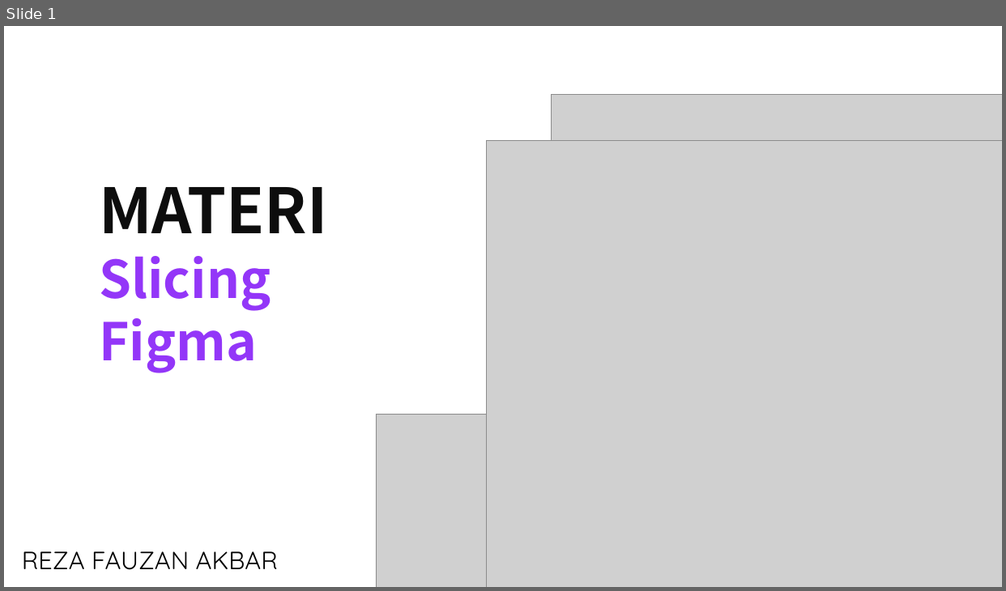
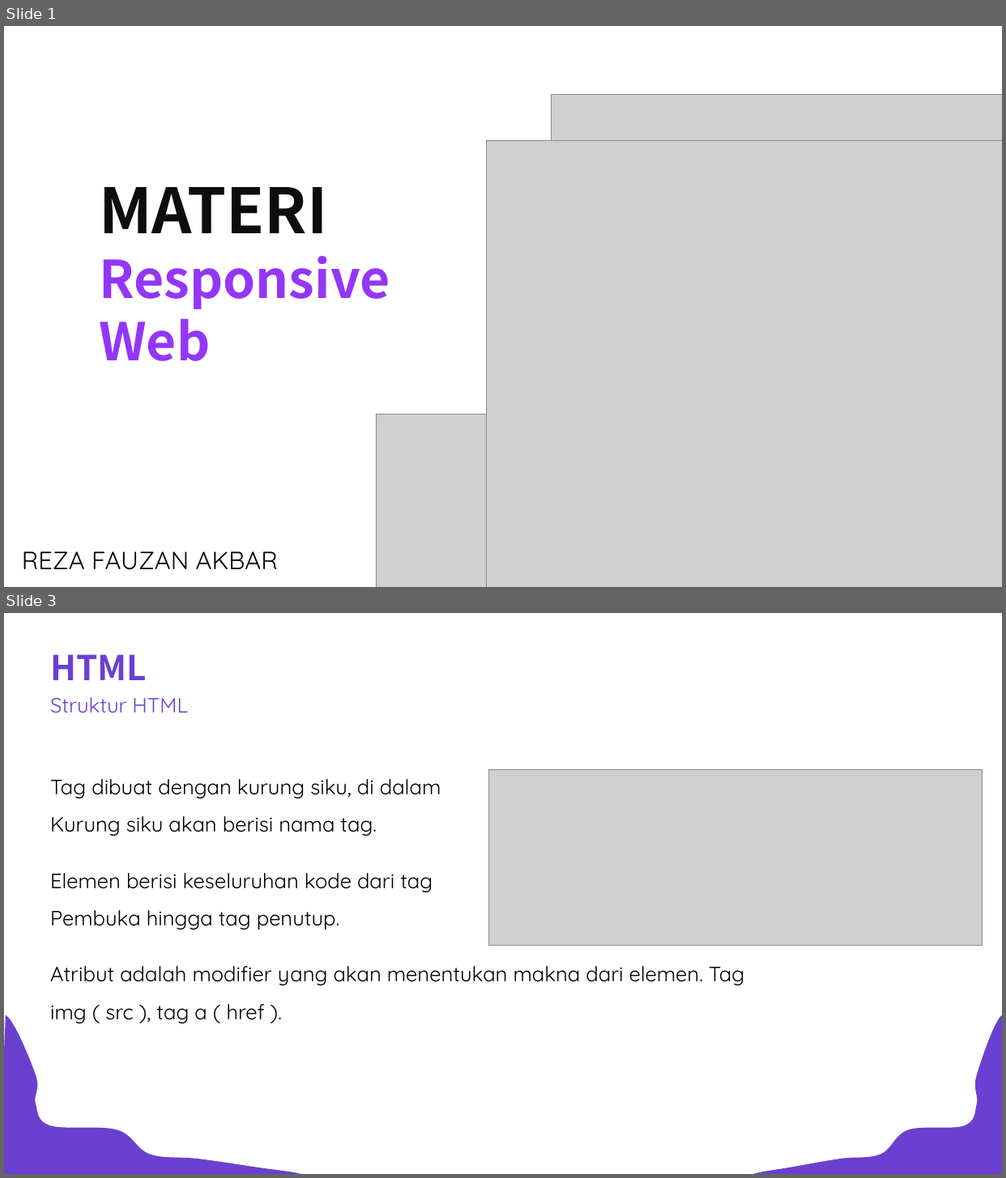
Before and after one commit to rezafauzanakbar/slicing_food_recipes, a slide deck: objective.pptx. Shown one above the other, each under a label of ours: slide 1 before the commit, slides 1 and 3 after it; the slides between them are not shown. The pictures are 1006x591 and 1006x1178 pixels, drawn with LibreOffice and Linux fonts; fonts in the diff are those of the drawing; grey boxes stand for pictures. Boxes give left, top, right and bottom in pixels: in the first picture for what was removed or moved away, otherwise in the second. Text is boxed around its words. In the diff, an @@ line names an element or a change of style, - is before the commit and + after.

```diff
--- a/objective.pptx
+++ b/objective.pptx
@@ slide 3 added at (4, 613, 1002, 1174), background #FFFFFF @@
@@ text added at (50, 654, 147, 680), 66 pt, text #6B40D1, bold @@
+HTML
@@ text added at (50, 697, 188, 713), 40 pt, text #6B40D1 @@
+Struktur HTML
@@ text added at (50, 779, 441, 836), 40 pt, text #000000 @@
+Tag dibuat dengan kurung siku, di dalam
+Kurung siku akan berisi nama tag.
@@ picture added at (488, 769, 982, 946) @@
@@ text added at (50, 873, 432, 930), 40 pt, text #000000 @@
+Elemen berisi keseluruhan kode dari tag
+Pembuka hingga tag penutup.
@@ text added at (50, 966, 744, 1024), 40 pt, text #000000 @@
+Atribut adalah modifier yang akan menentukan makna dari elemen. Tag img ( src ), tag a ( href ).
@@ freeform shape added at (4, 1016, 301, 1174), fill #6B40D1 @@
@@ freeform shape added at (753, 1016, 1002, 1174), fill #6B40D1 @@
@@ slide 1 changed as well @@
@@ text at (99, 256, 390, 361): text changed @@
-Slicing
-Figma
+Responsive
+Web
```
Also in this commit, not shown: 7 other slides added, 8 slides removed, 12 other files.
